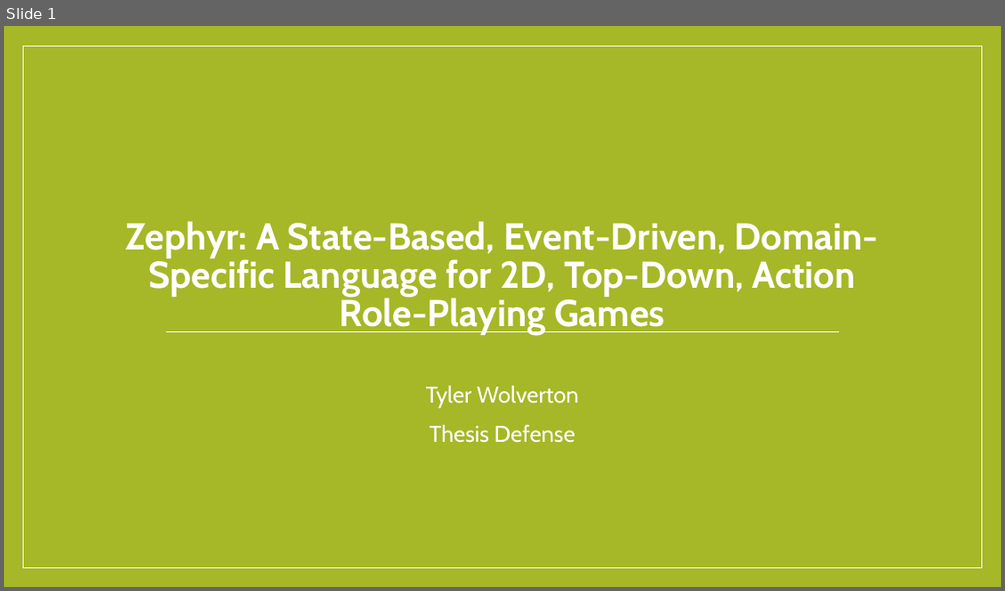
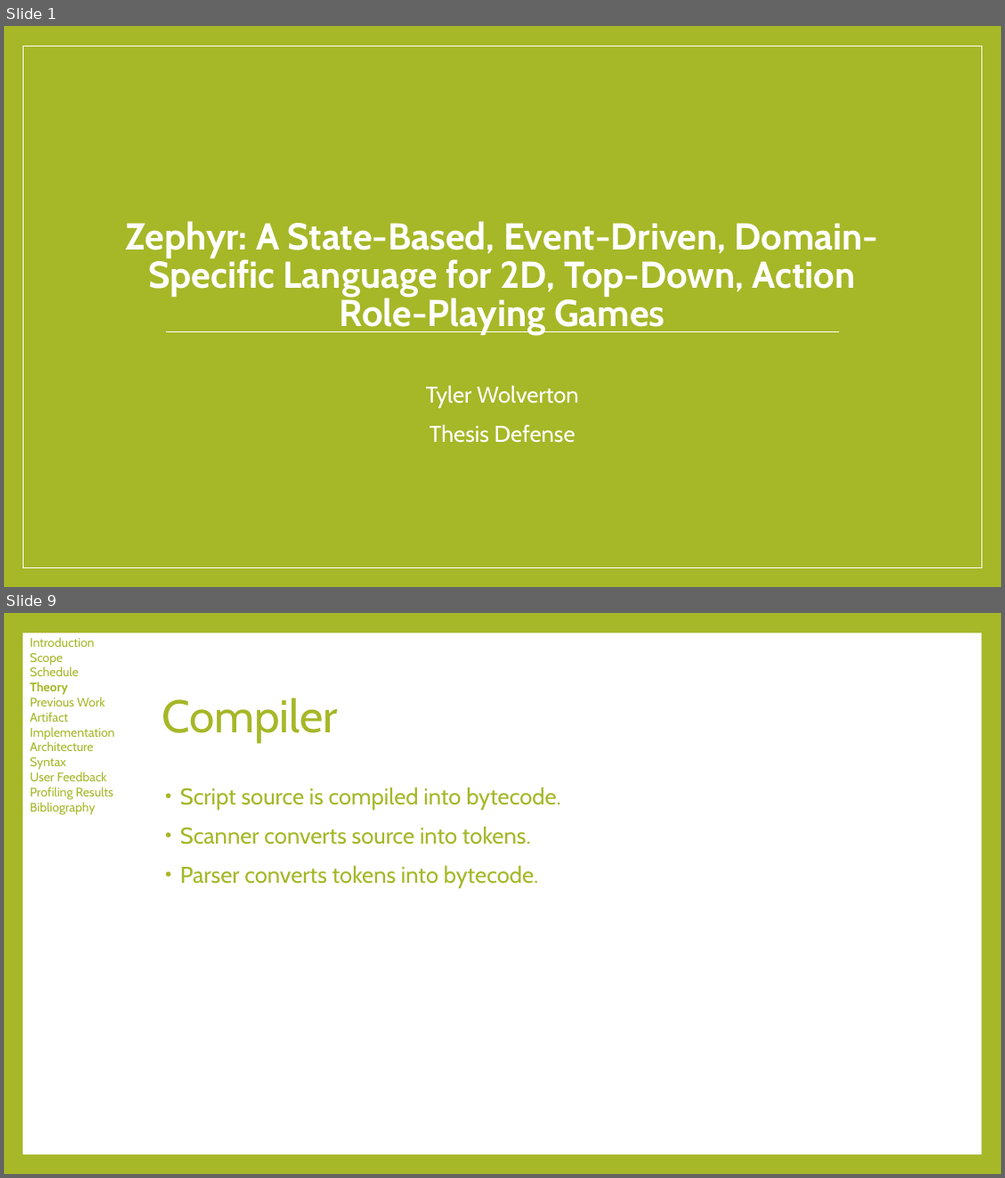
Before and after one commit to tylerwolverton/Guildhall, a slide deck: Zephyr/Documentation/Wolverton_Defense_Slides.pptx. Shown one above the other, each under a label of ours: slide 1 before the commit, slides 1 and 9 after it; the slides between them are not shown. The pictures are 1005x591 and 1005x1178 pixels, drawn with LibreOffice and Linux fonts; fonts in the diff are those of the drawing. Boxes give left, top, right and bottom in pixels: in the first picture for what was removed or moved away, otherwise in the second. Text is boxed around its words. In the diff, an @@ line names an element or a change of style, - is before the commit and + after.

```diff
--- a/Zephyr/Documentation/Wolverton_Defense_Slides.pptx
+++ b/Zephyr/Documentation/Wolverton_Defense_Slides.pptx
@@ slide 9 added at (4, 613, 1001, 1174), background #A6B727 @@
@@ rectangle added at (23, 633, 981, 1154), fill #FFFFFF @@
@@ text added at (30, 637, 114, 815), 12 pt, text #A6B727 @@
+Introduction
+Scope
+Schedule
+Theory
+Previous Work
+Artifact
+Implementation
+Architecture
+Syntax
+User Feedback
+Profiling Results
+Bibliography
@@ title added at (162, 698, 338, 742), 44 pt, text #A6B727 @@
+Compiler
@@ text added at (180, 787, 561, 888), 22 pt, text #A6B727 @@
+• Script source is compiled into bytecode.
+• Scanner converts source into tokens.
+• Parser converts tokens into bytecode.
```
Also in this commit, not shown: 12 slides changed, 13 other slides added.
